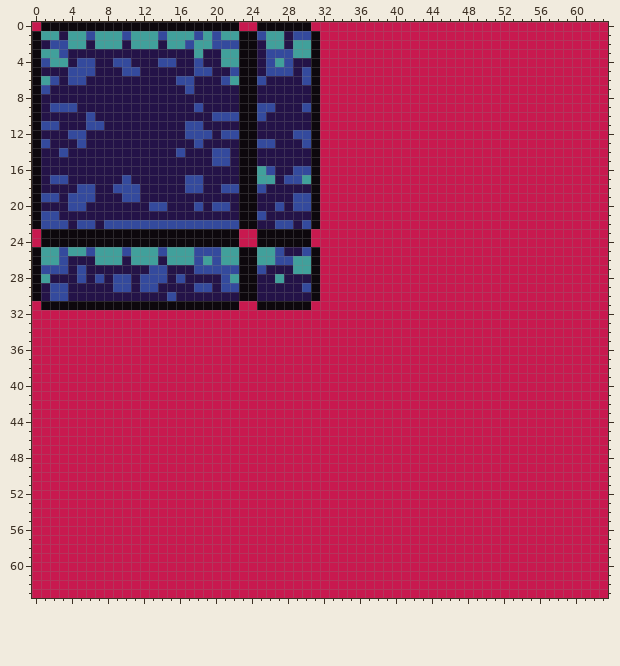
Pixel-art file: gfx/tileset.aseprite. The picture above is the old version.
64x64 pixels, 1 frame.
The result:
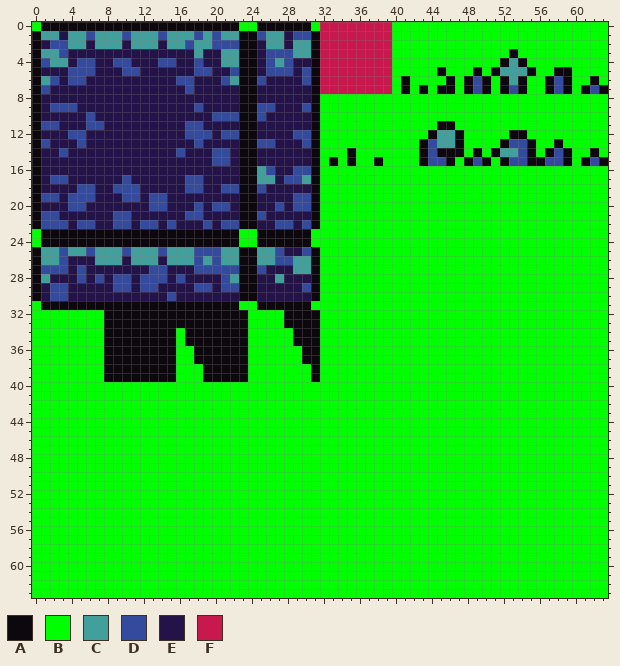
Palette (. is transparent): A #0d080d  B #00ff00  C #41a09b  D #344a9d  E #241348  F #c8194f
Difference:
layer "Layer 1" added
layer "Layer" added
layer "bg" removed
Changed rows in their new state; - is an unchanged pixel.
Layers "Layer", "Layer 1":
first column x 0:
 0 B----------------------BB------B--------BBBBBBBBBBBBBBBBBBBBBBBB
 1 ----------------------------------------BBBBBBBBBBBBBBBBBBBBBBBB
 2 ----------------------------------------BBBBBBBBBBBBBBBBBBBBBBBB
 3 ----------------------------------------BBBBBBBBBBBBBABBBBBBBBBB
 4 ----------------------------------------BBBBBBBBBBBBACABBBBBBBBB
 5 ----------------------------------------BBBBBABBBABACCCABBAABBBB
 6 ----------------------------------------BABBBBABADABACABBADABBAB
 7 ----------------------------------------BABABAABADABADABBADABADA
 8 --------------------------------BBBBBBBBBBBBBBBBBBBBBBBBBBBBBBBB
 9 --------------------------------BBBBBBBBBBBBBBBBBBBBBBBBBBBBBBBB
10 --------------------------------BBBBBBBBBBBBBBBBBBBBBBBBBBBBBBBB
11 --------------------------------BBBBBBBBBBBBBAABBBBBBBBBBBBBBBBB
12 --------------------------------BBBBBBBBBBBBACCABBBBBAABBBBBBBBB
13 --------------------------------BBBBBBBBBBBADCCABBBBADDABBABBBBB
14 --------------------------------BBBABBBBBBBADAAABABACCDABADABBAB
15 --------------------------------BABABBABBBBADDABADABADDAADDABADA
16 --------------------------------BBBBBBBBBBBBBBBBBBBBBBBBBBBBBBBB
17 --------------------------------BBBBBBBBBBBBBBBBBBBBBBBBBBBBBBBB
18 --------------------------------BBBBBBBBBBBBBBBBBBBBBBBBBBBBBBBB
19 -------------DD-----------------BBBBBBBBBBBBBBBBBBBBBBBBBBBBBBBB
20 --------------------------------BBBBBBBBBBBBBBBBBBBBBBBBBBBBBBBB
21 ---------DD------DD-------------BBBBBBBBBBBBBBBBBBBBBBBBBBBBBBBB
22 --------E--E--E-EEE-E-----------BBBBBBBBBBBBBBBBBBBBBBBBBBBBBBBB
23 B----------------------BB------BBBBBBBBBBBBBBBBBBBBBBBBBBBBBBBBB
24 B----------------------BB------BBBBBBBBBBBBBBBBBBBBBBBBBBBBBBBBB
25 --------------------------------BBBBBBBBBBBBBBBBBBBBBBBBBBBBBBBB
26 --------------------------------BBBBBBBBBBBBBBBBBBBBBBBBBBBBBBBB
27 --------------------------------BBBBBBBBBBBBBBBBBBBBBBBBBBBBBBBB
28 --------------------------------BBBBBBBBBBBBBBBBBBBBBBBBBBBBBBBB
29 --------------------------------BBBBBBBBBBBBBBBBBBBBBBBBBBBBBBBB
30 --------------------------------BBBBBBBBBBBBBBBBBBBBBBBBBBBBBBBB
31 B----------------------BB------BBBBBBBBBBBBBBBBBBBBBBBBBBBBBBBBB
32 BBBBBBBBAAAAAAAAAAAAAAAABBBBAAAABBBBBBBBBBBBBBBBBBBBBBBBBBBBBBBB
33 BBBBBBBBAAAAAAAAAAAAAAAABBBBAAAABBBBBBBBBBBBBBBBBBBBBBBBBBBBBBBB
34 BBBBBBBBAAAAAAAABAAAAAAABBBBBAAABBBBBBBBBBBBBBBBBBBBBBBBBBBBBBBB
35 BBBBBBBBAAAAAAAABAAAAAAABBBBBAAABBBBBBBBBBBBBBBBBBBBBBBBBBBBBBBB
36 BBBBBBBBAAAAAAAABBAAAAAABBBBBBAABBBBBBBBBBBBBBBBBBBBBBBBBBBBBBBB
37 BBBBBBBBAAAAAAAABBAAAAAABBBBBBAABBBBBBBBBBBBBBBBBBBBBBBBBBBBBBBB
38 BBBBBBBBAAAAAAAABBBAAAAABBBBBBBABBBBBBBBBBBBBBBBBBBBBBBBBBBBBBBB
39 BBBBBBBBAAAAAAAABBBAAAAABBBBBBBABBBBBBBBBBBBBBBBBBBBBBBBBBBBBBBB
40 BBBBBBBBBBBBBBBBBBBBBBBBBBBBBBBBBBBBBBBBBBBBBBBBBBBBBBBBBBBBBBBB
41 BBBBBBBBBBBBBBBBBBBBBBBBBBBBBBBBBBBBBBBBBBBBBBBBBBBBBBBBBBBBBBBB
42 BBBBBBBBBBBBBBBBBBBBBBBBBBBBBBBBBBBBBBBBBBBBBBBBBBBBBBBBBBBBBBBB
43 BBBBBBBBBBBBBBBBBBBBBBBBBBBBBBBBBBBBBBBBBBBBBBBBBBBBBBBBBBBBBBBB
44 BBBBBBBBBBBBBBBBBBBBBBBBBBBBBBBBBBBBBBBBBBBBBBBBBBBBBBBBBBBBBBBB
45 BBBBBBBBBBBBBBBBBBBBBBBBBBBBBBBBBBBBBBBBBBBBBBBBBBBBBBBBBBBBBBBB
46 BBBBBBBBBBBBBBBBBBBBBBBBBBBBBBBBBBBBBBBBBBBBBBBBBBBBBBBBBBBBBBBB
47 BBBBBBBBBBBBBBBBBBBBBBBBBBBBBBBBBBBBBBBBBBBBBBBBBBBBBBBBBBBBBBBB
48 BBBBBBBBBBBBBBBBBBBBBBBBBBBBBBBBBBBBBBBBBBBBBBBBBBBBBBBBBBBBBBBB
49 BBBBBBBBBBBBBBBBBBBBBBBBBBBBBBBBBBBBBBBBBBBBBBBBBBBBBBBBBBBBBBBB
50 BBBBBBBBBBBBBBBBBBBBBBBBBBBBBBBBBBBBBBBBBBBBBBBBBBBBBBBBBBBBBBBB
51 BBBBBBBBBBBBBBBBBBBBBBBBBBBBBBBBBBBBBBBBBBBBBBBBBBBBBBBBBBBBBBBB
52 BBBBBBBBBBBBBBBBBBBBBBBBBBBBBBBBBBBBBBBBBBBBBBBBBBBBBBBBBBBBBBBB
53 BBBBBBBBBBBBBBBBBBBBBBBBBBBBBBBBBBBBBBBBBBBBBBBBBBBBBBBBBBBBBBBB
54 BBBBBBBBBBBBBBBBBBBBBBBBBBBBBBBBBBBBBBBBBBBBBBBBBBBBBBBBBBBBBBBB
55 BBBBBBBBBBBBBBBBBBBBBBBBBBBBBBBBBBBBBBBBBBBBBBBBBBBBBBBBBBBBBBBB
56 BBBBBBBBBBBBBBBBBBBBBBBBBBBBBBBBBBBBBBBBBBBBBBBBBBBBBBBBBBBBBBBB
57 BBBBBBBBBBBBBBBBBBBBBBBBBBBBBBBBBBBBBBBBBBBBBBBBBBBBBBBBBBBBBBBB
58 BBBBBBBBBBBBBBBBBBBBBBBBBBBBBBBBBBBBBBBBBBBBBBBBBBBBBBBBBBBBBBBB
59 BBBBBBBBBBBBBBBBBBBBBBBBBBBBBBBBBBBBBBBBBBBBBBBBBBBBBBBBBBBBBBBB
60 BBBBBBBBBBBBBBBBBBBBBBBBBBBBBBBBBBBBBBBBBBBBBBBBBBBBBBBBBBBBBBBB
61 BBBBBBBBBBBBBBBBBBBBBBBBBBBBBBBBBBBBBBBBBBBBBBBBBBBBBBBBBBBBBBBB
62 BBBBBBBBBBBBBBBBBBBBBBBBBBBBBBBBBBBBBBBBBBBBBBBBBBBBBBBBBBBBBBBB
63 BBBBBBBBBBBBBBBBBBBBBBBBBBBBBBBBBBBBBBBBBBBBBBBBBBBBBBBBBBBBBBBB
